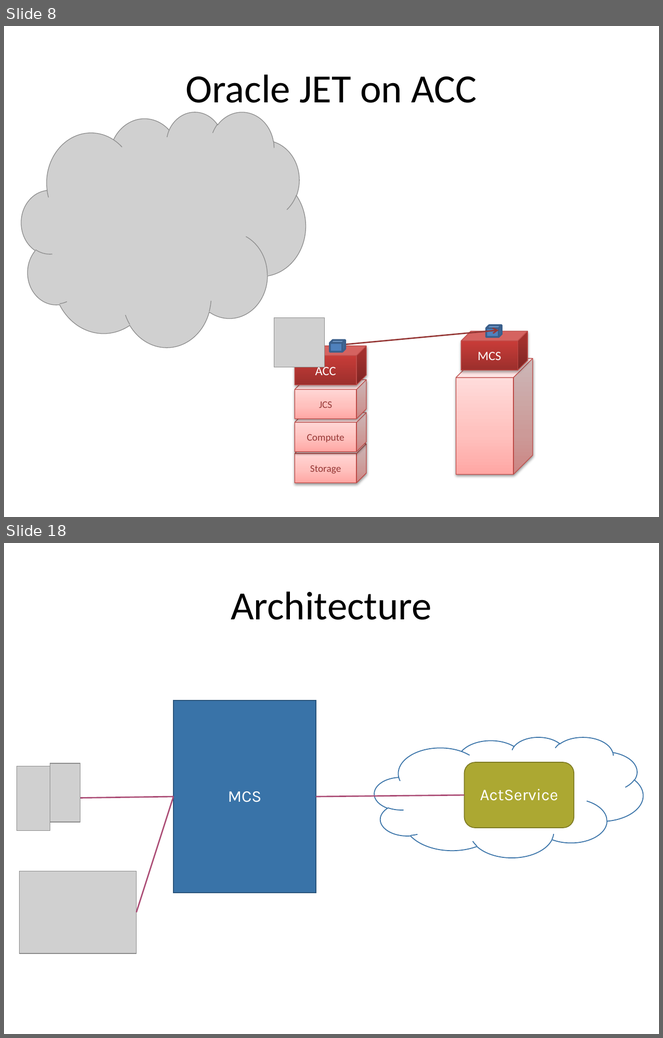
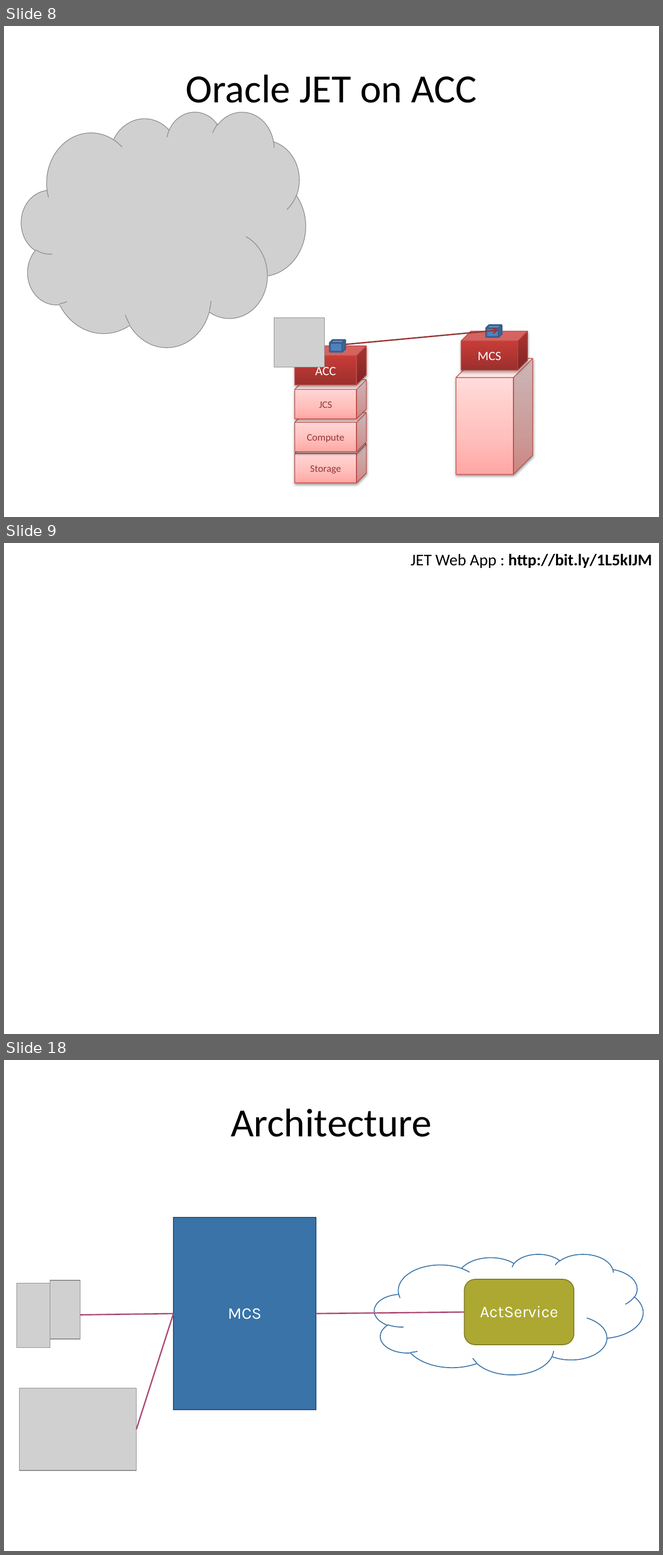
Before and after one commit to lucasjellema/aced-cloud-demo-ofmw2016-valencia, a slide deck: soaring-through-the-clouds-ofmw-forum2016-valencia-demo.pptx. Shown one above the other, each under a label of ours: slides 8 and 18 before the commit, slides 8, 9 and 18 after it; the slides between them are not shown. The pictures are 663x1038 and 663x1555 pixels, drawn with LibreOffice and Linux fonts; fonts in the diff are those of the drawing; grey boxes stand for pictures; background and template pictures are left out. Boxes give left, top, right and bottom in pixels: in the first picture for what was removed or moved away, otherwise in the second. Text is boxed around its words. In the diff, an @@ line names an element or a change of style, - is before the commit and + after.

```diff
--- a/soaring-through-the-clouds-ofmw-forum2016-valencia-demo.pptx
+++ b/soaring-through-the-clouds-ofmw-forum2016-valencia-demo.pptx
@@ slide 9 added at (x1=4, y1=543, x2=659, y2=1034), background picture (left out) @@
@@ text added at (x1=411, y1=554, x2=652, y2=568), 18 pt, text #000000, bold @@
+JET Web App : http://bit.ly/1L5kIJM
```
Also in this commit, not shown: 8 slides changed, 1 slide removed.
